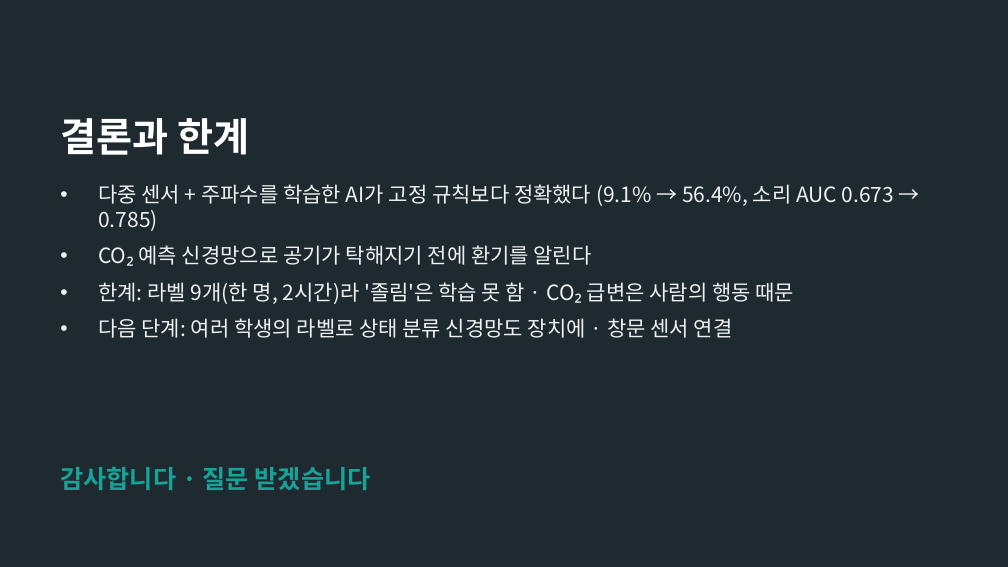
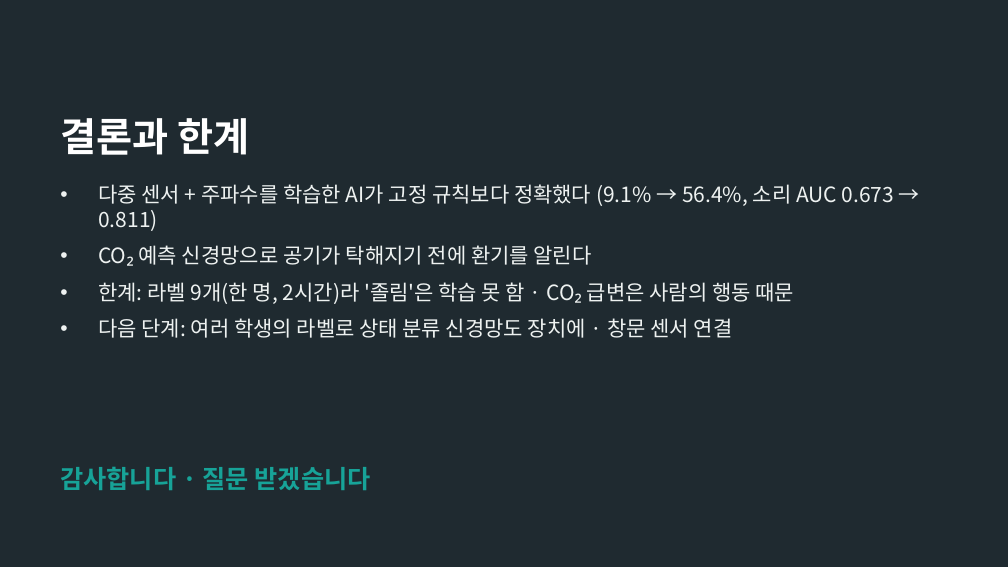
Before and after one commit to kimhojun0114/classroom-env, a slide deck: slide 15 of docs/교실학습환경조절기_발표_20713김호준.pptx. Drawn at 1008x567 pixels with LibreOffice and Linux fonts; fonts in the diff are those of the drawing; background and template pictures are left out. Boxes give left, top, right and bottom in pixels: in the first picture for what was removed or moved away, otherwise in the second. Text is boxed around its words. In the diff, an @@ line names an element or a change of style, - is before the commit and + after.

```diff
--- a/docs/교실학습환경조절기_발표_20713김호준.pptx
+++ b/docs/교실학습환경조절기_발표_20713김호준.pptx
@@ text at [98,184,894,231]: text changed @@
-• 다중 센서 + 주파수를 학습한 AI가 고정 규칙보다 정확했다 (9.1% → 56.4%, 소리 AUC 0.673 → 0.785)
+• 다중 센서 + 주파수를 학습한 AI가 고정 규칙보다 정확했다 (9.1% → 56.4%, 소리 AUC 0.673 → 0.811)
```
Also in this commit, not shown: 3 other slides changed, 16 other files.
